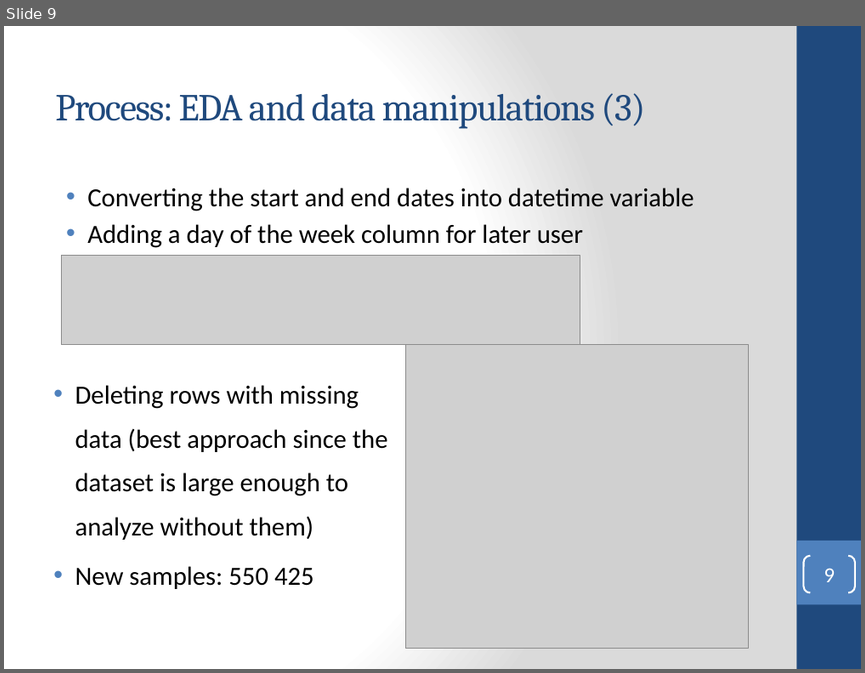
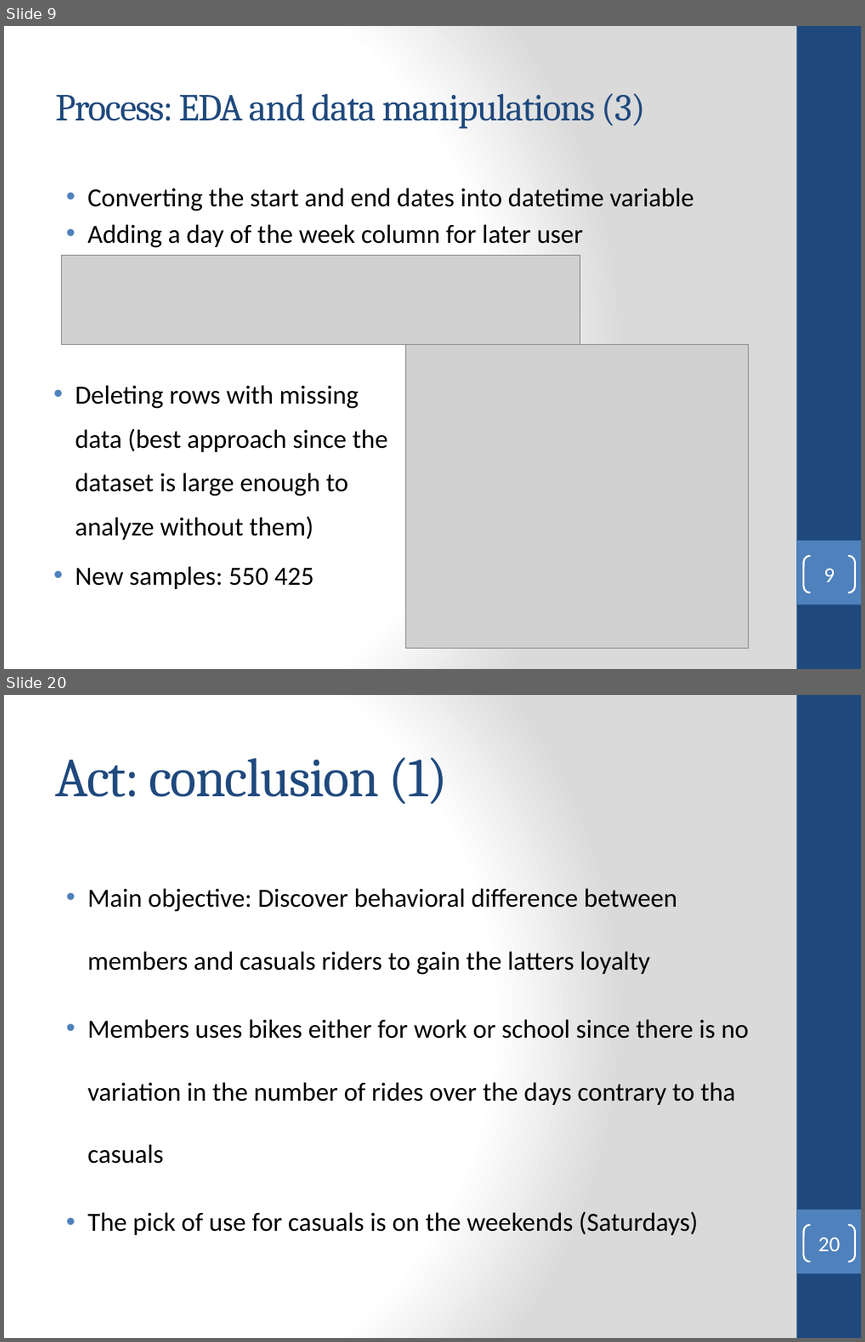
Before and after one commit to dicetvincet/Google-data-analytics-certificate, a slide deck: Google analytics Capstone.pptx. Shown one above the other, each under a label of ours: slide 9 before the commit, slides 9 and 20 after it; the slides between them are not shown. The pictures are 865x673 and 865x1342 pixels, drawn with LibreOffice and Linux fonts; fonts in the diff are those of the drawing; grey boxes stand for pictures. Boxes give left, top, right and bottom in pixels: in the first picture for what was removed or moved away, otherwise in the second. Text is boxed around its words. In the diff, an @@ line names an element or a change of style, - is before the commit and + after.

```diff
--- a/Google analytics Capstone.pptx
+++ b/Google analytics Capstone.pptx
@@ slide 20 added at bbox=[4, 695, 861, 1338], background gradient #FFFFFF to #DADADA; not listed: 2 template elements that a slide beside it also shows @@
@@ title added at bbox=[55, 757, 448, 804], 46 pt, text #1F497D @@
+Act: conclusion (1)
@@ text added at bbox=[87, 888, 749, 1235], 22 pt, text #000000 @@
+• Main objective: Discover behavioral difference between members and casuals riders to gain the latters loyalty
+• Members uses bikes either for work or school since there is no variation in the number of rides over the days contrary to tha casuals
+• The pick of use for casuals is on the weekends (Saturdays)
@@ page number added at bbox=[803, 1225, 855, 1261], outline #FFFFFF 1.5 pt, 18 pt, text #FFFFFF @@
+20
```
Also in this commit, not shown: 5 slides changed, 6 other slides added, 1 other file.
